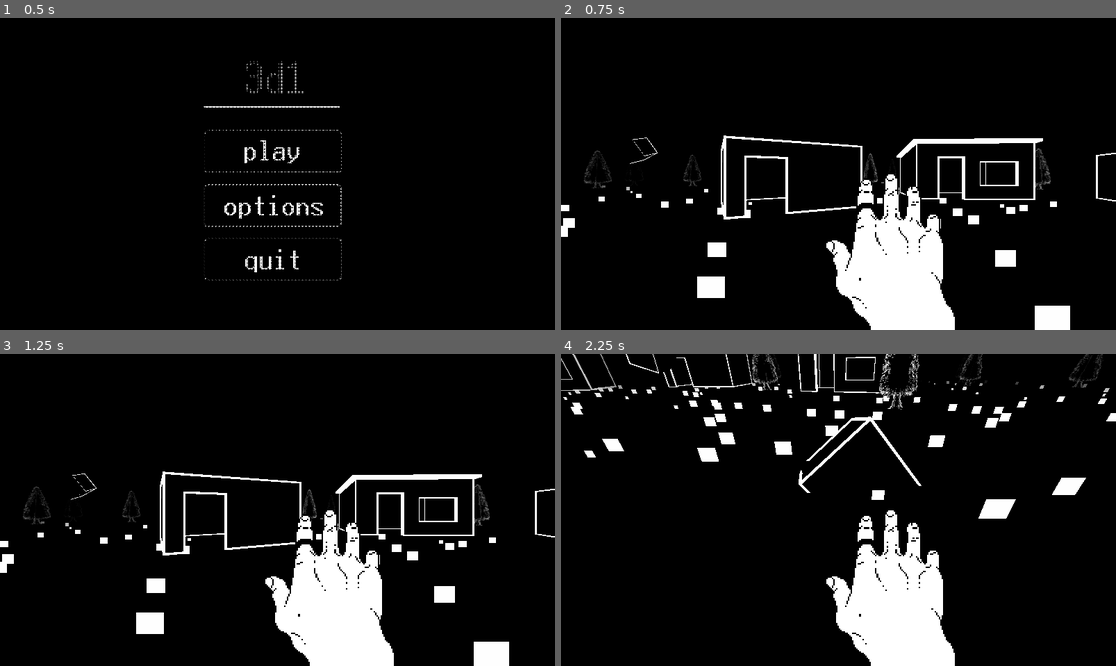
Above: before the commit, frames 1-4 (two rows, left to right).
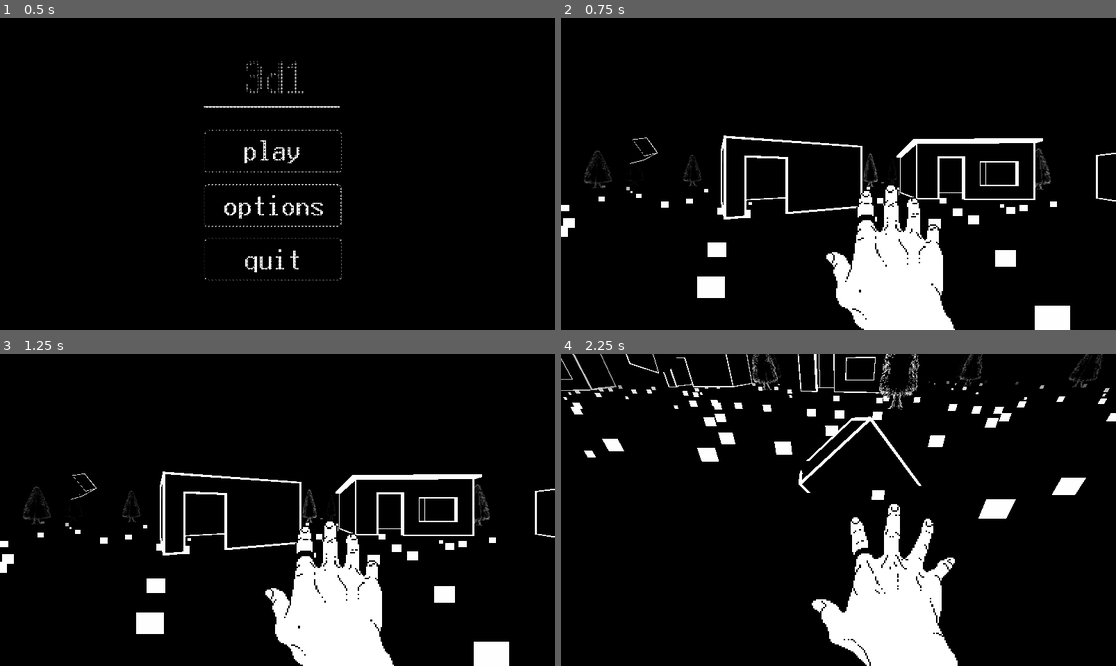
Above: after the commit, the same moments.

Repository: ChasingAir/3d1
Game: Godot game, scene res://Scenes/main_menu.tscn
Same seed, same stepped clock (60 frames per second), same inputs: the game is played once before the commit and once after it.
Inputs (mouse positions are in pixels of both pictures, inside the frame that each line leads up to):
- Up to frame 1 (0.5 s): no input
- Up to frame 2 (0.75 s): click (832, 152) at 0.5 s
- Up to frame 3 (1.25 s): no input
- Up to frame 4 (2.25 s): tap Enter (ui_accept) at 1.25 s; move the mouse to (866, 510) at 1.27 s; hold W (move_forward) 1.28-2.03 s; hold Ctrl (crouch) 1.28-2.03 s; click (866, 510) at 1.42 s; tap Space (jump) at 1.52 s; move the mouse to (727, 525) at 2.02 s; hold S (move_backward) from 2.03 s (still down); tap Shift (move_sprint) at 2.1 s; click (727, 525) at 2.17 s

Frame 1 is identical in both runs. In frame 2, 1.4% of the frame differs, in the area x 47-71%, y 50-100%; in frame 3, 1.4%; in frame 4, 2.2%, in the area x 45-72%, y 48-100%.

Commit message:
added hand click

Diff:
--- a/Scenes/Hand1.tscn
+++ b/Scenes/Hand1.tscn
@@ -1,6 +1,7 @@
-[gd_scene load_steps=2 format=2]
+[gd_scene load_steps=3 format=2]
 
 [ext_resource path="res://UI/Hand.png" type="Texture" id=1]
+[ext_resource path="res://UI/Hand2.png" type="Texture" id=2]
 
 [node name="Hand1" type="Node2D"]
 
@@ -8,4 +9,10 @@
 scale = Vector2( 5, 5 )
 texture = ExtResource( 1 )
 centered = false
+offset = Vector2( -75, -142 )
+
+[node name="SpriteExtend" type="Sprite" parent="."]
+scale = Vector2( 5, 5 )
+texture = ExtResource( 2 )
+centered = false
 offset = Vector2( -75, -150 )
--- a/Scripts/Player.gd
+++ b/Scripts/Player.gd
@@ -35,6 +35,13 @@
 func _input(event):
 	if event is InputEventMouseMotion: #If there is mouse input
 		camera_change = event.relative
+
+	if Input.is_mouse_button_pressed(BUTTON_LEFT): #if clicking the mouse
+		$Head/Camera/Hand1/Sprite.visible = false #extend hand
+		$Head/Camera/Hand1/SpriteExtend.visible = true
+	else: #otherwise
+		$Head/Camera/Hand1/Sprite.visible = true #dont extend hand
+		$Head/Camera/Hand1/SpriteExtend.visible = false
 
 func walk(delta):
 	#reset the direction of the player
@@ -104,8 +111,7 @@
 	#play sound
 	if velocity.x > 1 or velocity.x < -1 or velocity.z > 1 or velocity.z < -1:
 		walk_frame += 1
-		var walk_sfx_speed = (velocity.x + velocity.z) / 10
-		if walk_frame > walk_sfx_speed:
+		if walk_frame > (abs(velocity.x) + abs(velocity.z)) * 4:
 			walk_frame = 0
 			$WalkSFX.play()
 
Not shown, added: UI/Hand2.png.import
Not shown, changed: build/test/testbuild1.pck
